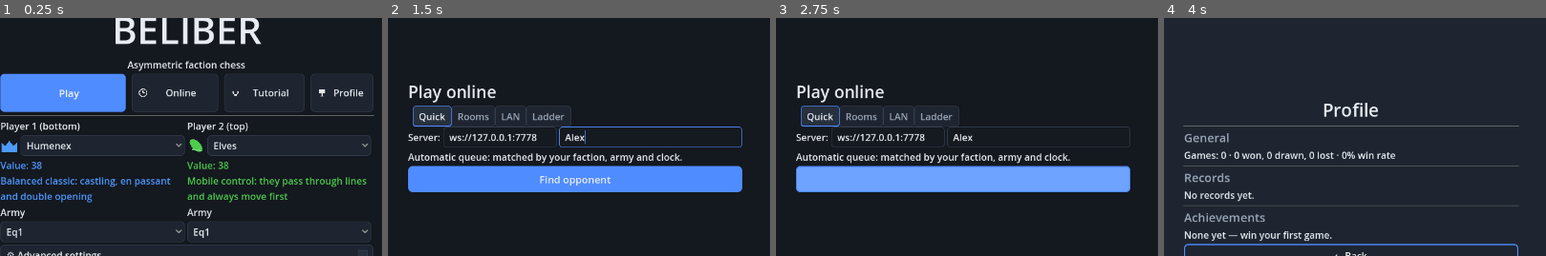
Above: before the commit, frames 1-4 (left to right).
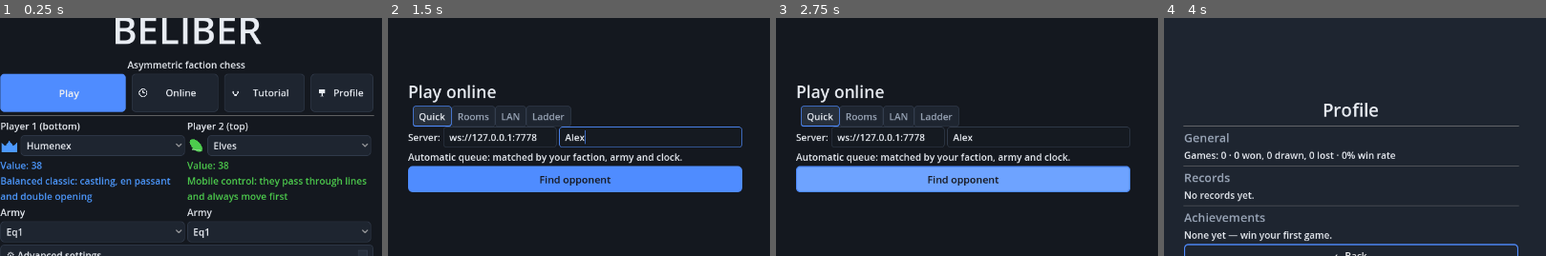
Above: after the commit, the same moments.

Repository: alesanfe/beliber
Game: Godot game, scene res://scenes/main.tscn
Two runs of this game, one before a commit and one after it. Both use one fixed random seed, a clock stepped at 60 frames per second and the inputs below.
Inputs (mouse positions are % of the whole screen's width and height, from its top left):
- Up to frame 1 (0.25 s): no input
- Up to frame 2 (1.5 s): click "Online" at 0.5 s; click (60, 40) at 1.27 s; type "Alex" at 1.35 s
- Up to frame 3 (2.75 s): click "Find opponent" at 2 s
- Up to frame 4 (4 s): click "← Back" at 2.75 s; click "Profile" at 3.5 s
The pictures show only the part of the screen within x 26-76%, y 15-65%; the shares and areas given below are measured in that part.

The runs differ from the first frame. In frame 2, 0.3% of the frame differs, in the area x 39-59%, y 66-71%; in frame 3, 0.3%; in frame 4, nothing differs.

Commit message:
Capturas regeneradas tras migrar colores a tokens BeliberTheme
- hud_opening usa dim(), marcas !/? usan ok()/danger(), cabeceras de opciones heredan el dim del tema, reloj y checklist del tutorial usan danger()/ok()/text
- iconos del menu usan _v.text (antes gris fijo 0.9)
- sets canonico 1280x800 y compacto 800x600 regenerados

Diff:
--- a/game/src/army_builder.gd
+++ b/game/src/army_builder.gd
@@ -282,8 +282,8 @@
 	cost_lbl.text = Lang.t("AB_COST_FMT") % [
 		c, int(budget_spin.value), l]
 	cost_lbl.add_theme_color_override("font_color",
-		Color(0.4, 1, 0.4) if c <= budget_spin.value and l >= 1
-		else Color(1, 0.4, 0.4))
+		BeliberTheme.ok() if c <= budget_spin.value and l >= 1
+		else BeliberTheme.danger())
 	_update_compare()
 	canvas.queue_redraw()
 
--- a/game/src/game_hud.gd
+++ b/game/src/game_hud.gd
@@ -131,7 +131,7 @@
 	app.hud_opening = Label.new()
 	app.hud_opening.add_theme_font_size_override("font_size", 13)
 	app.hud_opening.add_theme_color_override("font_color",
-		Color(0.75, 0.7, 0.55))
+		BeliberTheme.dim())
 	# el nombre combinado "Apertura — Elfos: … · Humenex: …" se
 	# cortaba en el borde del panel de 300px
 	app.hud_opening.autowrap_mode = TextServer.AUTOWRAP_WORD
@@ -603,8 +603,8 @@
 			b.text = "%d. %s%s" % [i + 1, tm.log[i], mark]
 			if mark != "":
 				b.add_theme_color_override("font_color",
-					Color(0.45, 0.9, 0.5) if mark[0] == "!" \
-					else Color(1, 0.5, 0.45))
+					BeliberTheme.ok() if mark[0] == "!" \
+					else BeliberTheme.danger())
 			b.alignment = HORIZONTAL_ALIGNMENT_LEFT
 			b.flat = true
 			b.add_theme_font_size_override("font_size", 12)
@@ -617,6 +617,5 @@
 ## separador — la lista plana de ~20 controles no tenía jerarquía.
 static func _opts_sec(opts: Control, key: String) -> void:
 	var l := Widgets.lbl(Lang.t(key), 12, true)
-	l.add_theme_color_override("font_color", Color(0.55, 0.62, 0.78))
 	opts.add_child(l)
 	opts.add_child(HSeparator.new())
--- a/game/src/juice.gd
+++ b/game/src/juice.gd
@@ -88,8 +88,7 @@
 	# y el slide lo subía aún más fuera — invisible por completo)
 	l.position = Vector2(16, 24 + slot * 20)
 	l.z_index = 20
-	l.add_theme_color_override("font_color",
-		Color("#e8ecf2"))
+	l.add_theme_color_override("font_color", BeliberTheme._v.text)
 	l.add_theme_color_override("font_shadow_color", Color(0, 0, 0, 0.8))
 	l.add_theme_constant_override("shadow_offset_x", 1)
 	l.add_theme_constant_override("shadow_offset_y", 1)
--- a/game/src/main.gd
+++ b/game/src/main.gd
@@ -690,7 +690,7 @@
 			s.done = true
 			var l: Label = tut_box.get_child(i + 1)
 			l.text = "✔ " + s.t
-			l.add_theme_color_override("font_color", Color(0.5, 0.95, 0.6))
+			l.add_theme_color_override("font_color", BeliberTheme.ok())
 	if tut_steps.all(func(s): return s.done):
 		hud_alert(tr("TUT_DONE"))
 
@@ -901,9 +901,9 @@
 			_fmt_time(tm.clock[0]), _fmt_time(tm.clock[1])]
 		# alerta visual: rojo al que le quedan <10 s
 		hud_clock.add_theme_color_override("font_color",
-			Color(1, 0.25, 0.25)
+			BeliberTheme.danger()
 				if tm.clock[tm.current] < 10.0
-				else Color(1, 1, 1))
+				else BeliberTheme._v.text)
 		# aviso sonoro al cruzar los 10 s (una vez por bando)
 		for pl in [0, 1]:
 			if tm.clock[pl] < 10.0 and not _low_warned[pl]:
--- a/game/src/menu_screen.gd
+++ b/game/src/menu_screen.gd
@@ -321,7 +321,7 @@
 		btn_prof: "trophy", btn_daily: "bolt", btn_run: "flag",
 		btn_puz: "puzzle", btn_draft: "clock", btn_ab: "gear",
 		btn_guide: "book", btn_load: "back", btn_ed: "gear",
-		btn_pos: "gear"}, app)
+		btn_pos: "gear"}, app, BeliberTheme._v.text)
 
 	# estadísticas y logros (línea dim al pie)
 	var st := Widgets.lbl("")
--- a/game/src/pos_editor.gd
+++ b/game/src/pos_editor.gd
@@ -132,7 +132,7 @@
 	# Label nuevo en el panel (nunca se limpiaban)
 	_err_lbl = _lbl("")
 	_err_lbl.add_theme_color_override("font_color",
-		Color(0.95, 0.45, 0.4))
+		BeliberTheme.danger())
 	_err_lbl.autowrap_mode = TextServer.AUTOWRAP_WORD_SMART
 	side.add_child(_err_lbl)
 	# BEL-FEN: compartir posiciones como texto (estilo lichess)
@@ -152,14 +152,14 @@
 		# confirmación visible: antes solo cambiaba el campo, sin
 		# feedback de que el portapapeles se actualizó
 		_err_lbl.add_theme_color_override("font_color",
-			Color(0.55, 0.85, 0.55))
+			BeliberTheme.ok())
 		_err_lbl.text = Lang.t("POSE_COPIED"))
 	fen_row.add_child(b_fexp)
 	var b_fimp := Button.new()
 	b_fimp.text = Lang.t("POSE_IMPORT")
 	b_fimp.pressed.connect(func():
 		_err_lbl.add_theme_color_override("font_color",
-			Color(0.95, 0.45, 0.4))
+			BeliberTheme.danger())
 		_err_lbl.text = _import_bel(fen_edit.text)
 		board.queue_redraw())
 	fen_row.add_child(b_fimp)
@@ -169,7 +169,7 @@
 	b_play.pressed.connect(func():
 		if _leaders(0) == 0 or _leaders(1) == 0:
 			_err_lbl.add_theme_color_override("font_color",
-				Color(0.95, 0.45, 0.4))
+				BeliberTheme.danger())
 			_err_lbl.text = Lang.t("POSE_NEED_LEADERS")
 			return
 		start.emit(_to_array(), first))
--- a/game/src/theme.gd
+++ b/game/src/theme.gd
@@ -20,18 +20,35 @@
 	"dark": {bg = Color("#14181f"), panel = Color("#1e2530"),
 		panel_hi = Color("#27303d"), edge = Color("#333d4d"),
 		accent = Color("#4f8cff"), accent_hi = Color("#6ea3ff"),
-		text = Color("#e8ecf2"), dim = Color("#9aa6b8")},
+		text = Color("#e8ecf2"), dim = Color("#9aa6b8"),
+		danger = Color("#ff6b6b"), ok = Color("#4fd07a")},
 	"light": {bg = Color("#eceadf"), panel = Color("#ffffff"),
 		panel_hi = Color("#f0ede2"), edge = Color("#c9c2b2"),
 		accent = Color("#2b63c9"), accent_hi = Color("#3f77d4"),
-		text = Color("#1c2330"), dim = Color("#5a6472")},
+		text = Color("#1c2330"), dim = Color("#5a6472"),
+		danger = Color("#b0322a"), ok = Color("#1e7a38")},
 	"contrast": {bg = Color("#000000"), panel = Color("#0b0b0b"),
 		panel_hi = Color("#1a1a1a"), edge = Color("#f0f0f0"),
 		accent = Color("#ffd166"), accent_hi = Color("#ffe08f"),
-		text = Color("#ffffff"), dim = Color("#d0d0d0")},
+		text = Color("#ffffff"), dim = Color("#d0d0d0"),
+		danger = Color("#ff8080"), ok = Color("#8aff9a")},
 }
 
 static var _v: Dictionary = VARIANTS.dark
+
+## Acceso por variante: las pantallas usaban los consts ACCENT/TEXT_DIM
+## (siempre el valor dark) — el botón primario y los labels dim no
+## cambiaban al cambiar de tema.
+static func accent() -> Color: return _v.accent
+static func accent_hi() -> Color: return _v.accent_hi
+static func dim() -> Color: return _v.dim
+static func danger() -> Color: return _v.danger
+static func ok() -> Color: return _v.ok
+
+## Texto legible sobre el acento (blanco salvo acentos claros).
+static func on_accent() -> Color:
+	return Color(0.08, 0.08, 0.1) if _v.accent.get_luminance() > 0.45 \
+		else Color.WHITE
 
 static func make(mode := "dark") -> Theme:
 	_v = VARIANTS.get(mode, VARIANTS.dark)
--- a/game/src/widgets.gd
+++ b/game/src/widgets.gd
@@ -27,7 +27,7 @@
 	var b := Button.new()
 	b.text = text
 	b.custom_minimum_size = Vector2(0, h)
-	b.add_theme_color_override("font_color", Color("#ff6b6b"))
+	b.add_theme_color_override("font_color", BeliberTheme.danger())
 	_juice(b)
 	return b
 
@@ -36,7 +36,7 @@
 	var l := Label.new()
 	l.text = text
 	l.add_theme_font_size_override("font_size", 20)
-	l.add_theme_color_override("font_color", BeliberTheme.TEXT_DIM)
+	l.add_theme_color_override("font_color", BeliberTheme.dim())
 	return l
 
 ## Label genérico: size>0 cambia el tamaño, dim lo atenúa,
@@ -47,7 +47,7 @@
 	var l := Label.new()
 	l.text = text
 	if size > 0: l.add_theme_font_size_override("font_size", size)
-	if dim: l.add_theme_color_override("font_color", Color(0.6, 0.6, 0.6))
+	if dim: l.add_theme_color_override("font_color", BeliberTheme.dim())
 	if wrap: l.autowrap_mode = TextServer.AUTOWRAP_WORD
 	return l
 
@@ -87,7 +87,7 @@
 
 static func _style_primary(b: Button) -> void:
 	var s := StyleBoxFlat.new()
-	s.bg_color = BeliberTheme.ACCENT
+	s.bg_color = BeliberTheme.accent()
 	s.set_corner_radius_all(8)
 	s.content_margin_left = 16
 	s.content_margin_right = 16
@@ -95,11 +95,15 @@
 	s.content_margin_bottom = 10
 	b.add_theme_stylebox_override("normal", s)
 	var h := s.duplicate()
-	h.bg_color = BeliberTheme.ACCENT_HI
+	h.bg_color = BeliberTheme.accent_hi()
 	b.add_theme_stylebox_override("hover", h)
 	var p := s.duplicate()
-	p.bg_color = BeliberTheme.ACCENT.darkened(0.25)
+	p.bg_color = BeliberTheme.accent().darkened(0.25)
 	b.add_theme_stylebox_override("pressed", p)
+	var fg := BeliberTheme.on_accent()
+	b.add_theme_color_override("font_color", fg)
+	b.add_theme_color_override("font_hover_color", fg)
+	b.add_theme_color_override("font_pressed_color", fg)
 	b.add_theme_font_size_override("font_size", 17)
 
 static func _juice(b: Button) -> void:
Not shown, changed: docs/assets/builder.png
Not shown, changed: docs/assets/builder_800x600.png
Not shown, changed: docs/assets/draft.png
Not shown, changed: docs/assets/draft_800x600.png
Not shown, changed: docs/assets/game.png
Not shown, changed: docs/assets/game_800x600.png
Not shown, changed: docs/assets/game_chat.png
Not shown, changed: docs/assets/game_chat_800x600.png
Not shown, changed: docs/assets/game_moves.png
Not shown, changed: docs/assets/game_moves_800x600.png
Not shown, changed: docs/assets/game_opts.png
Not shown, changed: docs/assets/game_opts_800x600.png
(and 16 more such lines)
